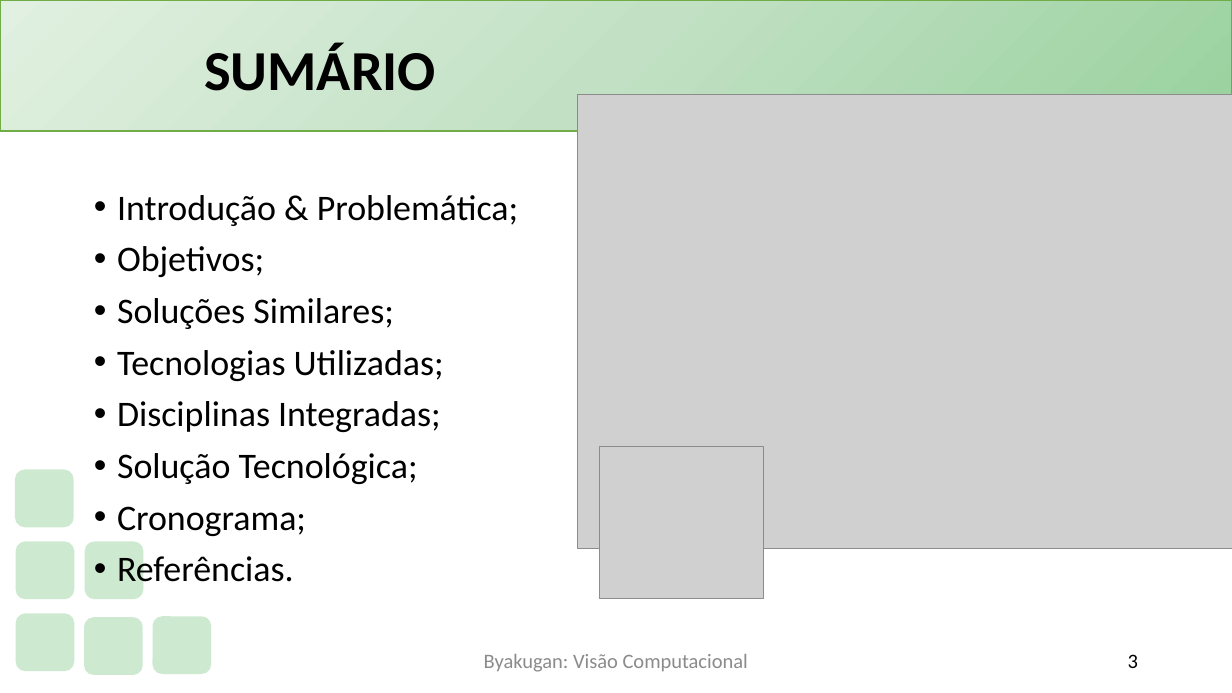
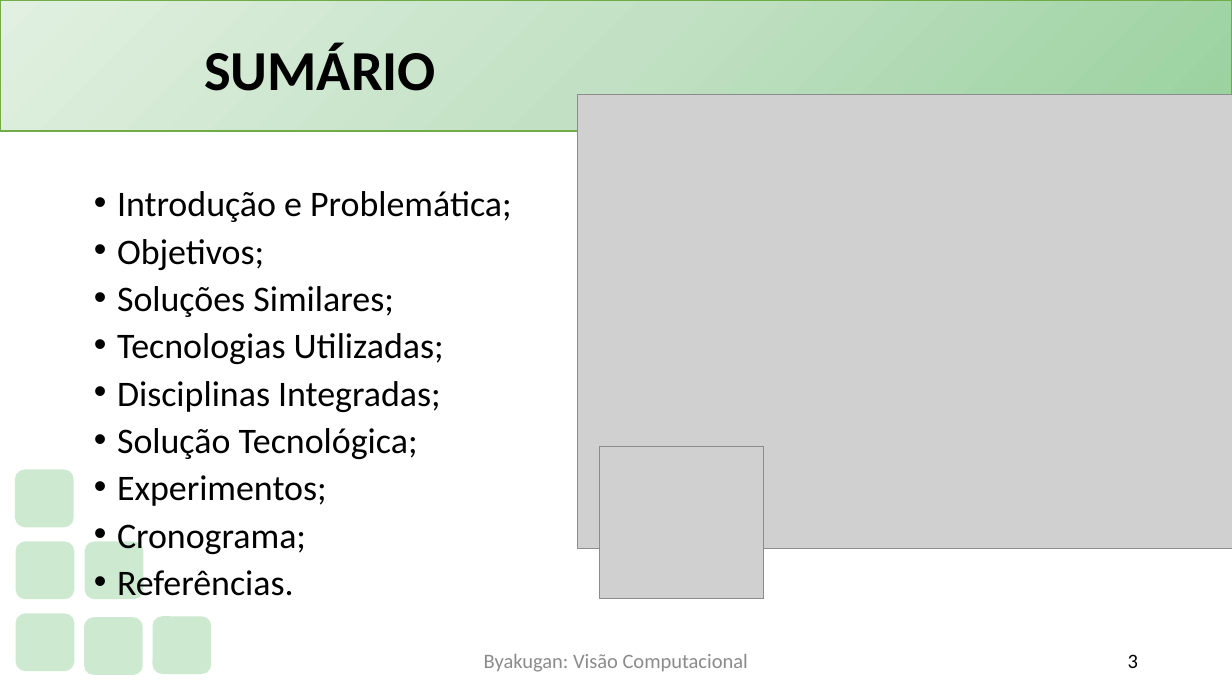
Before and after one commit to PauloVLB/Projeto_Integrador, a slide deck: slide 3 of Slide.pptx. Drawn at 1232x693 pixels with LibreOffice and Linux fonts; fonts in the diff are those of the drawing; grey boxes stand for pictures; background and template pictures are left out. Boxes give left, top, right and bottom in pixels: in the first picture for what was removed or moved away, otherwise in the second. Text is boxed around its words. In the diff, an @@ line names an element or a change of style, - is before the commit and + after.

```diff
--- a/Slide.pptx
+++ b/Slide.pptx
@@ text at box(117, 191, 512, 222): text changed @@
-• Introdução & Problemática;
+• Introdução e Problemática;
@@ text at box(117, 239, 444, 599): line spacing 0.9 to 0.8 @@
@@ text at box(117, 475, 327, 506): paragraph added @@
+• Experimentos;
```
Also in this commit, not shown: 7 other slides changed, 1 slide added, 2 other files.
